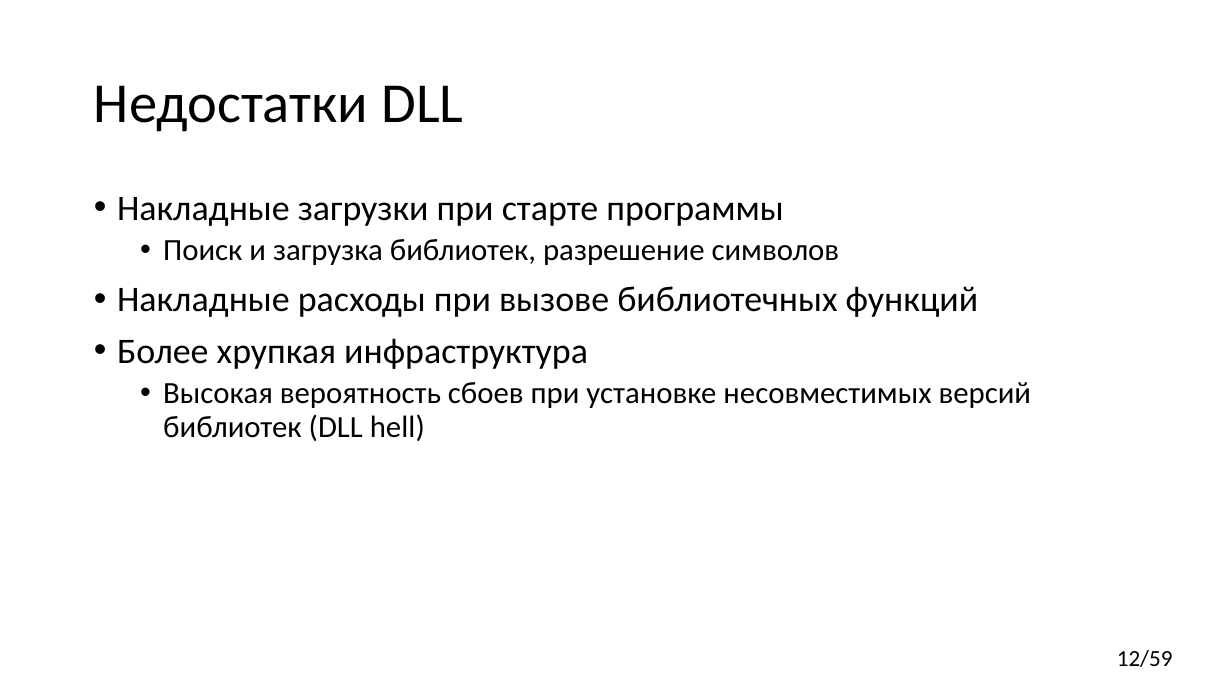
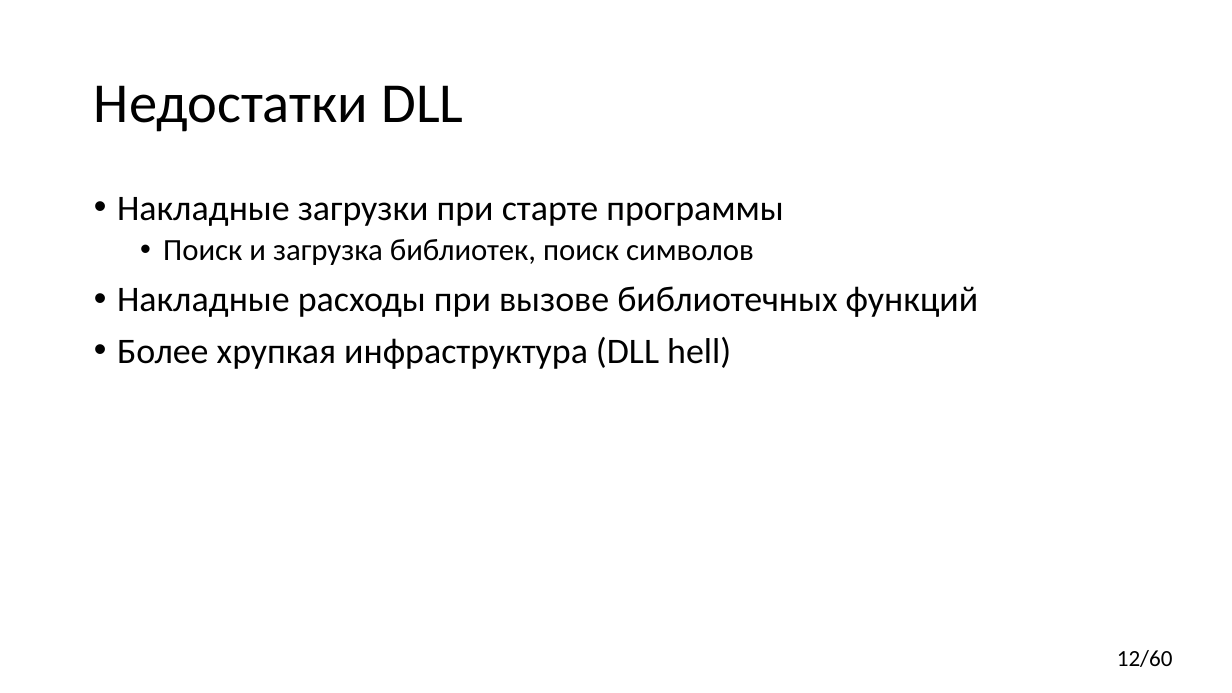
Before and after one commit to yugr/CppRussia, a slide deck: slide 12 of 2024/RU.pptx. Drawn at 1232x693 pixels with LibreOffice and Linux fonts; fonts in the diff are those of the drawing. Boxes give left, top, right and bottom in pixels: in the first picture for what was removed or moved away, otherwise in the second. Text is boxed around its words. In the diff, an @@ line names an element or a change of style, - is before the commit and + after.

Commit message:
Added slide about DLL hell.

```diff
--- a/2024/RU.pptx
+++ b/2024/RU.pptx
@@ text at box(163, 239, 754, 265): text changed @@
-  • Поиск и загрузка библиотек, разрешение символов
+  • Поиск и загрузка библиотек, поиск символов
@@ text at box(117, 337, 731, 369): text changed; size 24 to 28 pt @@
-• Более хрупкая инфраструктура
-  • Высокая вероятность сбоев при установке несовместимых версий библиотек (DLL hell)
+• Более хрупкая инфраструктура (DLL hell)
@@ page number at box(1117, 650, 1173, 667): text changed @@
-12/59
+12/60
```
Also in this commit, not shown: 2 other slides changed, 1 slide added, 1 other file.
